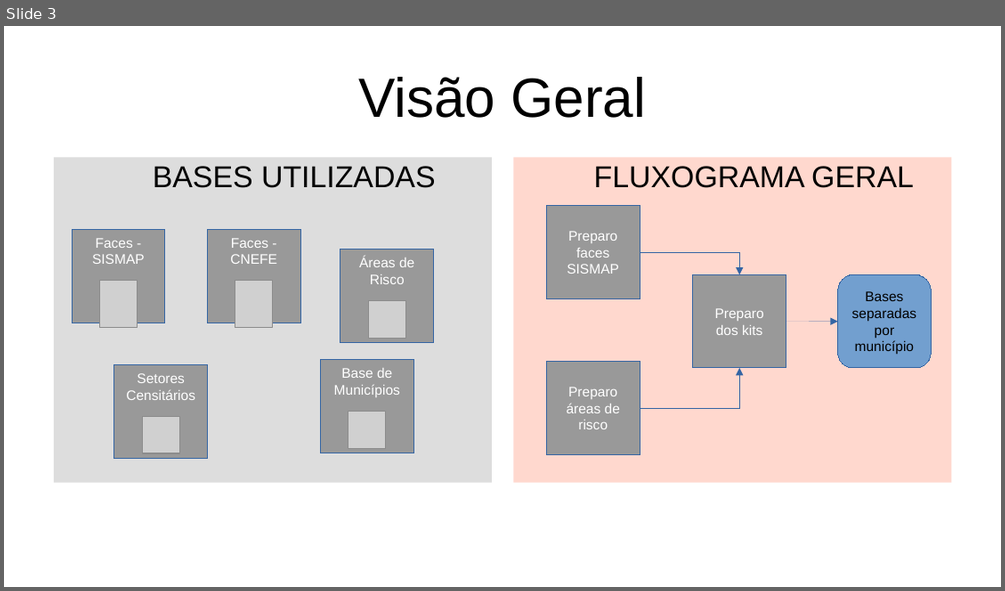
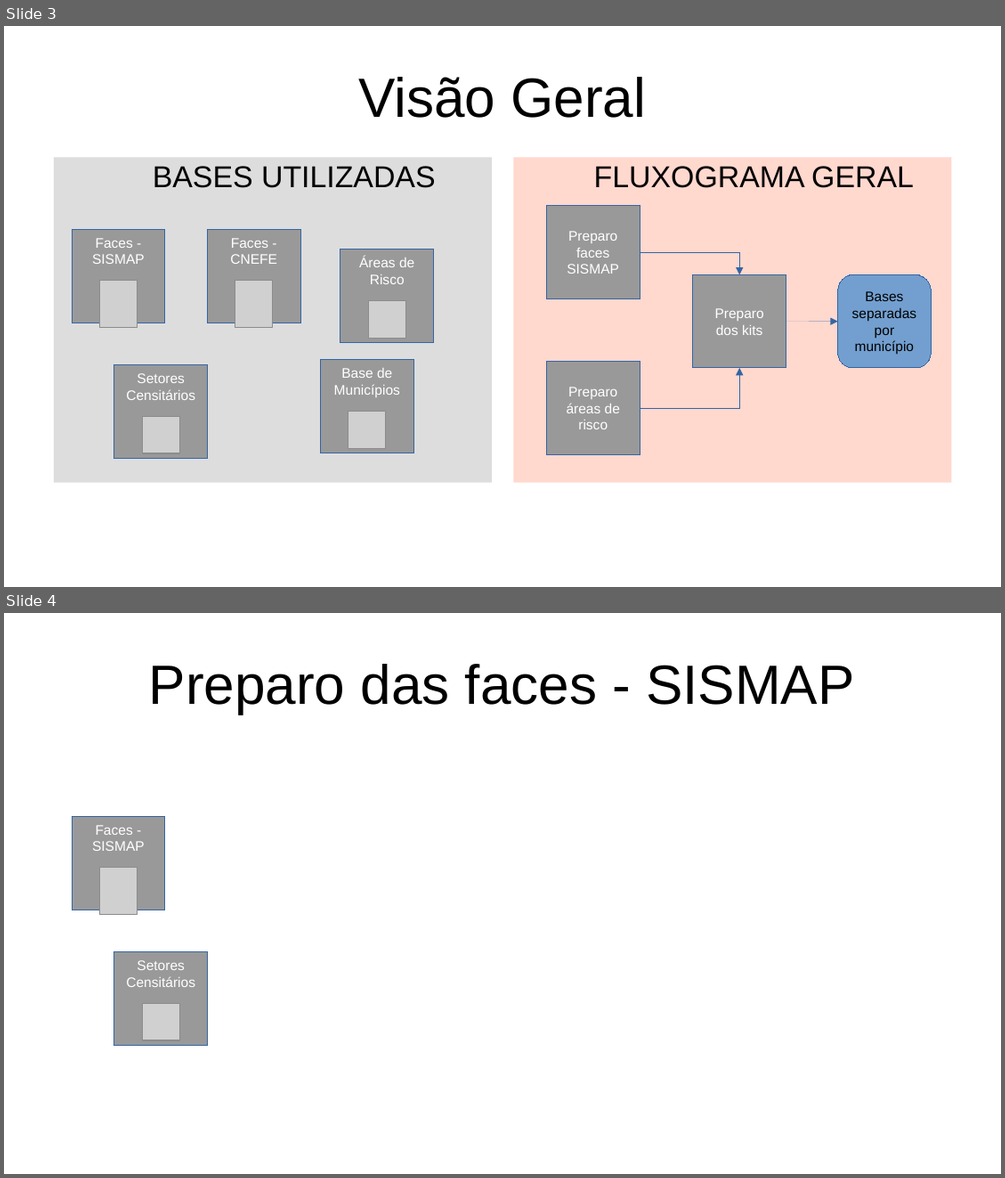
Before and after one commit to jcmartinssh/kits-BATER, a slide deck: apresentacao.odp. Shown one above the other, each under a label of ours: slide 3 before the commit, slides 3 and 4 after it. The pictures are 1005x591 and 1005x1178 pixels, drawn with LibreOffice and Linux fonts; fonts in the diff are those of the drawing; grey boxes stand for pictures. Boxes give left, top, right and bottom in pixels: in the first picture for what was removed or moved away, otherwise in the second. Text is boxed around its words. In the diff, an @@ line names an element or a change of style, - is before the commit and + after.

```diff
--- a/apresentacao.odp
+++ b/apresentacao.odp
@@ slide 4 added at box(4, 613, 1001, 1174), background #FFFFFF @@
@@ title added at box(149, 664, 854, 714), 44 pt, text #000000 @@
+Preparo das faces - SISMAP
@@ rectangle added at box(72, 817, 165, 909), fill #999999, outline #3465A4 0 pt, 11 pt, text #FFFFFF @@
+Faces - SISMAP
@@ picture added at box(100, 868, 137, 914) @@
@@ rectangle added at box(114, 952, 208, 1046), fill #999999, outline #3465A4 0 pt, 11 pt, text #FFFFFF @@
+Setores Censitários
@@ picture added at box(142, 1003, 179, 1040) @@
```
Also in this commit, not shown: 2 other files.
